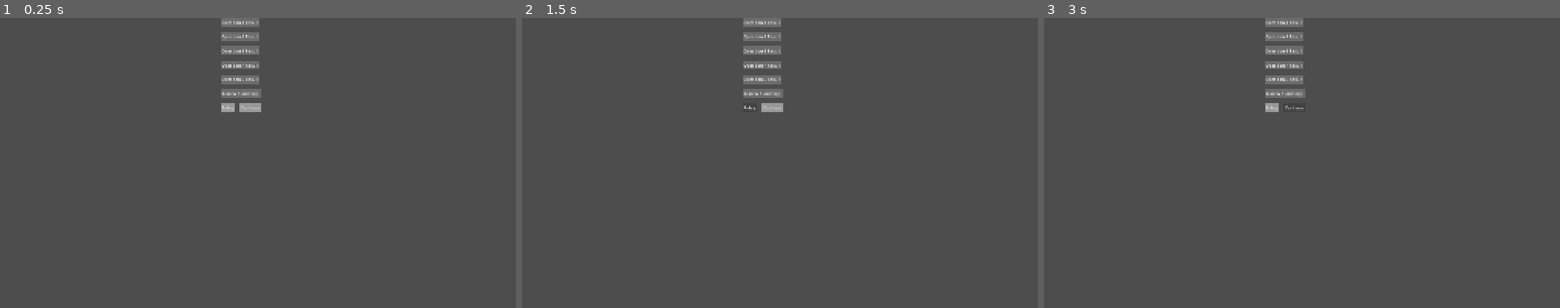
Above: before the commit, frames 1-3 (left to right).
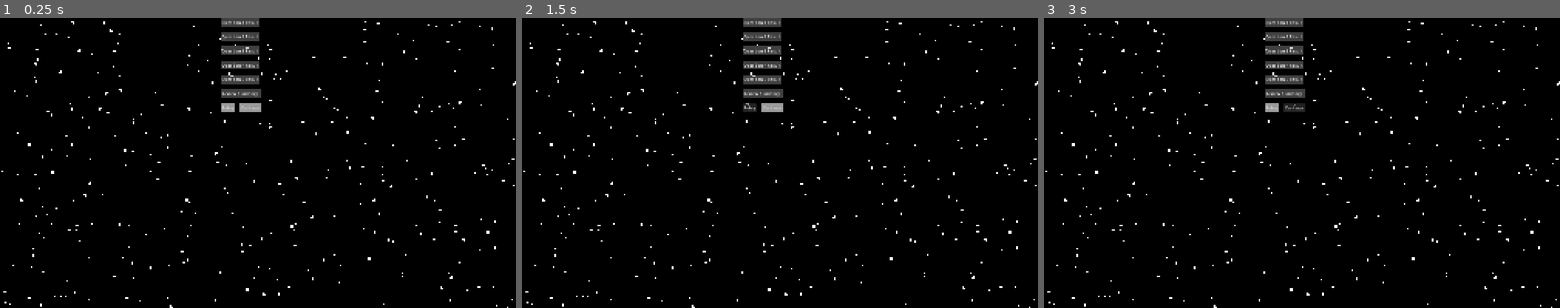
Above: after the commit, the same moments.

Repository: mathdude283/miners-in-space
Game: Godot game, scene res://forum.tscn
Same seed, same stepped clock (60 frames per second), same inputs: the game is played once before the commit and once after it. This scene is started directly instead of the project's main scene.
Inputs:
- Up to frame 1 (0.25 s): no input
- Up to frame 2 (1.5 s): click "Retry" at 0.5 s; click "Retry" at 1.25 s
- Up to frame 3 (3 s): click "Retry" at 2 s; click "Continue" at 2.75 s

The runs differ from the first frame. In frame 1, 100% of the frame differs, in the area x 0-100%, y 0-100%; in frame 2, 100%; in frame 3, 100%.
Error before the commit: Parse Error: Cannot find member "RADARSAR" in base "player_data.gd.Instruments". (res://forum.gd:205)

Commit message:
Merge

Diff:
--- a/forum.gd
+++ b/forum.gd
@@ -19,9 +19,6 @@
 
 # Called when the node enters the scene tree for the first time.
 func _ready() -> void:
-	# Scene selective reset
-	questions.show()
-	evaluation.hide()
 	var background = PlayerData.background.instantiate()
 	add_child(background)
 	submit.disabled = true
@@ -200,52 +197,8 @@
 			Q5Answers.get_children()[3].text = "8 Gb"
 			return (
 			"""
-			Ello
-			""")
-		elif topic == PlayerData.Instruments.RADARSAR:
-			Q5Answers.get_children()[0].text = "bananana"
-			Q5Answers.get_children()[1].text = "banana"
-			Q5Answers.get_children()[2].text = "nanana"
-			Q5Answers.get_children()[3].text = "naaaa"
-			return (
-			"""
-			Ello
-			""")
-		elif topic == PlayerData.Instruments.SPECTROMETER:
-			Q5Answers.get_children()[0].text = "bananana"
-			Q5Answers.get_children()[1].text = "banana"
-			Q5Answers.get_children()[2].text = "nanana"
-			Q5Answers.get_children()[3].text = "naaaa"
-			return (
-			"""
-			Ello
-			""")
-		elif topic == PlayerData.Instruments.MAGNETOMETER:
-			Q5Answers.get_children()[0].text = "bananana"
-			Q5Answers.get_children()[1].text = "banana"
-			Q5Answers.get_children()[2].text = "nanana"
-			Q5Answers.get_children()[3].text = "naaaa"
-			return (
-			"""
-			Ello
-			""")
-		elif topic == PlayerData.Instruments.PROBE:
-			Q5Answers.get_children()[0].text = "bananana"
-			Q5Answers.get_children()[1].text = "banana"
-			Q5Answers.get_children()[2].text = "nanana"
-			Q5Answers.get_children()[3].text = "naaaa"
-			return (
-			"""
-			Ello
-			""")
-		elif topic == PlayerData.Instruments.ALTIMETER:
-			Q5Answers.get_children()[0].text = "bananana"
-			Q5Answers.get_children()[1].text = "banana"
-			Q5Answers.get_children()[2].text = "nanana"
-			Q5Answers.get_children()[3].text = "naaaa"
-			return (
-			"""
-			Ello
+			What is the speed at which
+			the Infared Camera transmits data?
 			""")
 	return "No Question"
 # Called every frame. 'delta' is the elapsed time since the previous frame.
